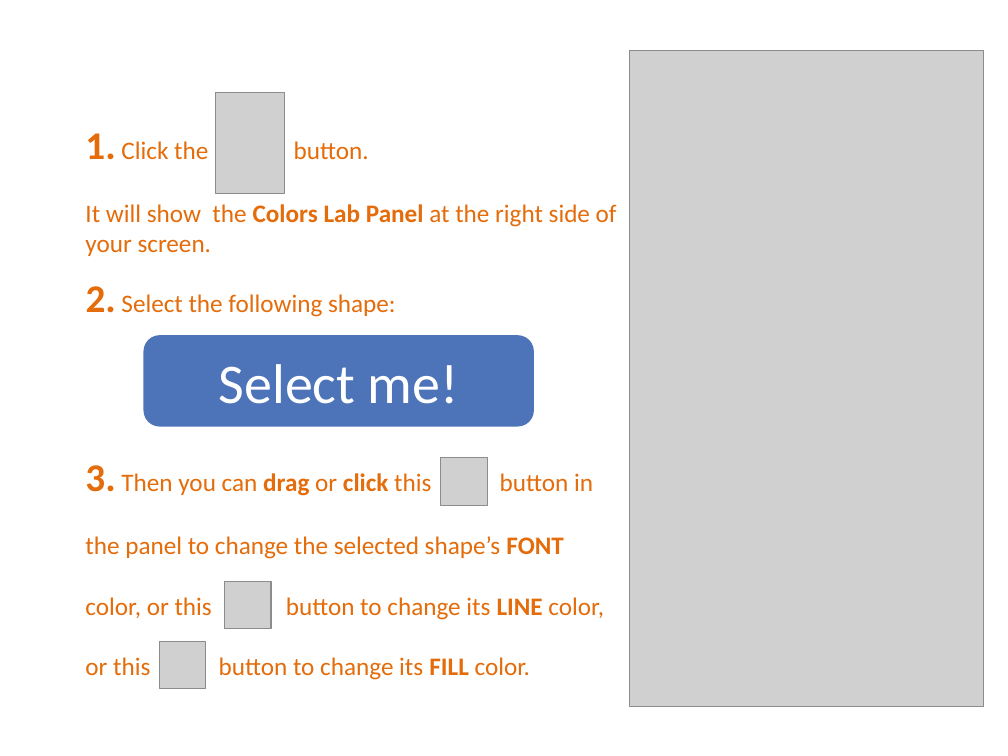
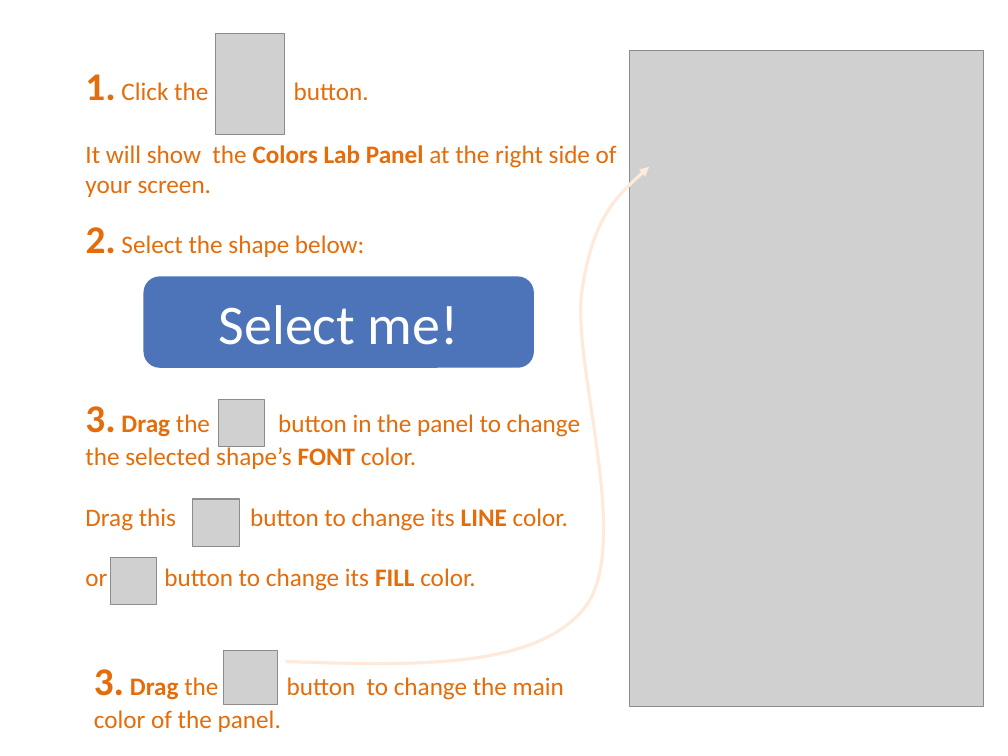
Before and after one commit to PowerPointLabs/PowerPointLabs, a slide deck: slide 32 of doc/PowerPointLabs Quick Tutorial.pptx. Drawn at 1008x756 pixels with LibreOffice and Linux fonts; fonts in the diff are those of the drawing; grey boxes stand for pictures. Boxes give left, top, right and bottom in pixels: in the first picture for what was removed or moved away, otherwise in the second. Text is boxed around its words. In the diff, an @@ line names an element or a change of style, - is before the commit and + after.

Commit message:
Refined the tutorial file for Colors Lab and Shapes Lab. Fixes #559 as well

```diff
--- a/doc/PowerPointLabs Quick Tutorial.pptx
+++ b/doc/PowerPointLabs Quick Tutorial.pptx
@@ freeform shape added at <box>285,166,649,663</box>, outline #FDEADA 2.25 pt @@
@@ text at <box>86,227,364,257</box>: text changed @@
-2. Select the following shape:
+2. Select the shape below:
@@ 1 picture, 1 text, 1 rounded rectangle: place and size @@
-1 picture, 1 text, 1 rounded rectangle at <box>85,93,617,425</box>
+1 picture, 1 text, 1 rounded rectangle at <box>85,33,617,367</box>
@@ text at <box>85,406,580,591</box>: text changed @@
-3. Then you can drag or click this button in
-the panel to change the selected shape’s FONT
-color, or this button to change its LINE color,
-or this button to change its FILL color.
+3. Drag the button in the panel to change the selected shape’s FONT color.
+Drag this button to change its LINE color.
+or button to change its FILL color.
@@ picture: place and size @@
-picture at <box>442,458,488,505</box>
+picture at <box>219,399,265,447</box>
@@ picture: place and size @@
-picture at <box>225,582,271,629</box>
+picture at <box>193,499,239,546</box>
@@ picture: place and size @@
-picture at <box>159,641,206,688</box>
+picture at <box>111,557,157,605</box>
@@ picture added at <box>224,651,277,705</box> @@
@@ text added at <box>94,669,564,700</box>, 18 pt, text #E46C0A @@
+3. Drag the button to change the main color of the panel.
```
Also in this commit, not shown: 3 other slides changed.
